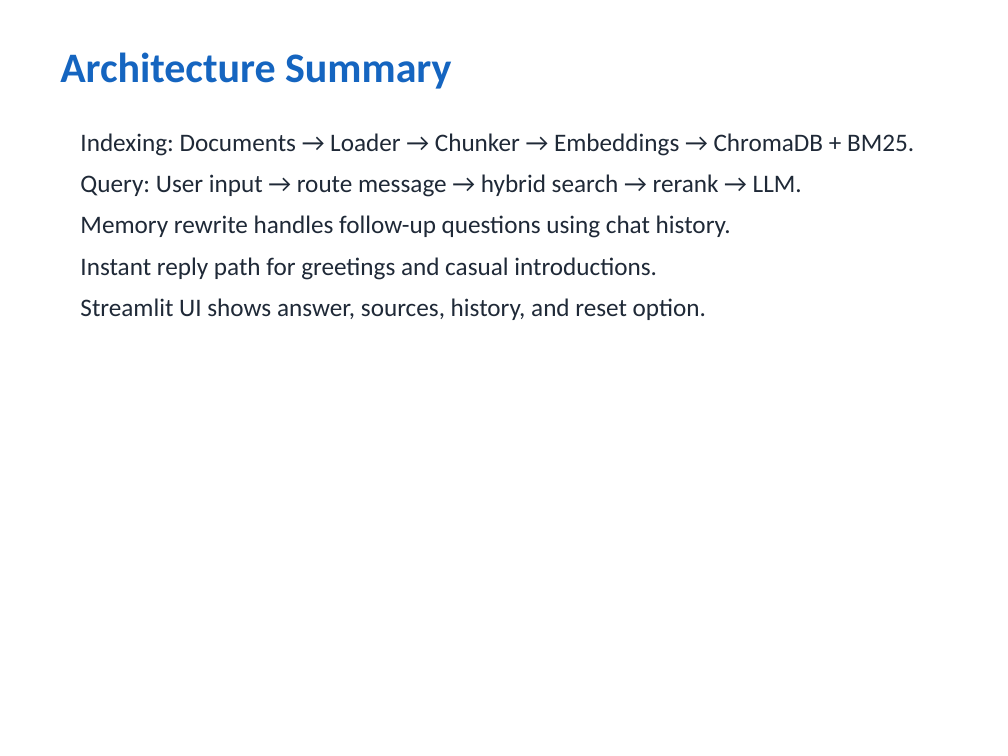
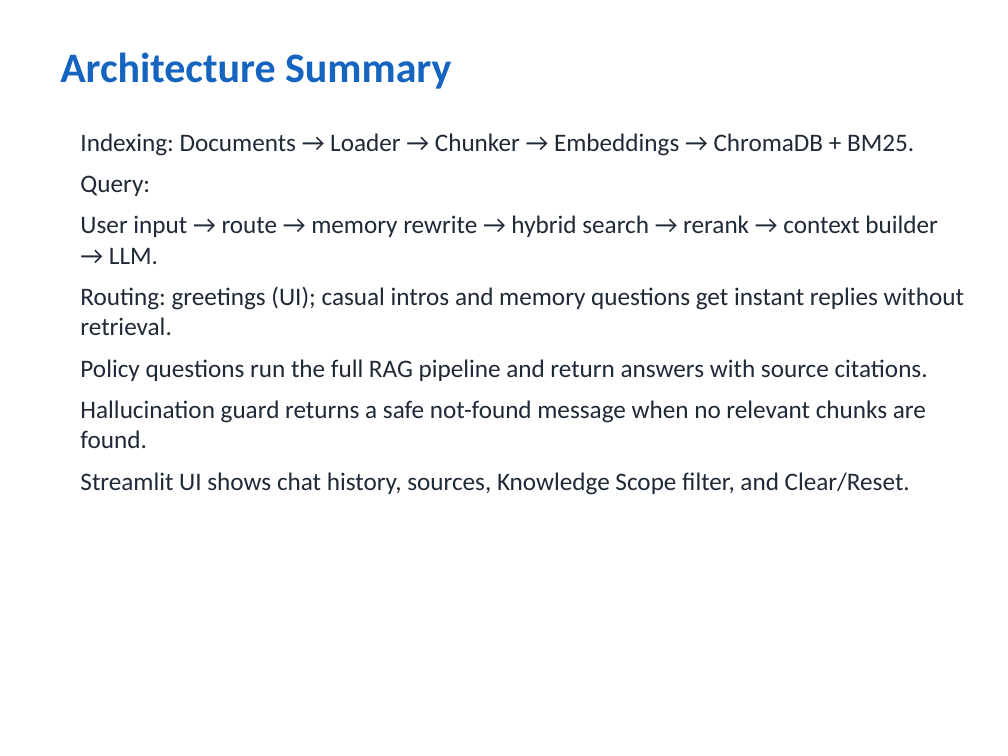
Before and after one commit to vivekkumar-io/iit-patna, a slide deck: slide 6 of SubmissionDocument/Enterprise_Knowledge_Assistant_Vivek_kumar.pptx (slide 5 before the commit). Drawn at 1008x756 pixels with LibreOffice and Linux fonts; fonts in the diff are those of the drawing. Boxes give left, top, right and bottom in pixels: in the first picture for what was removed or moved away, otherwise in the second. Text is boxed around its words. In the diff, an @@ line names an element or a change of style, - is before the commit and + after.

```diff
--- a/SubmissionDocument/Enterprise_Knowledge_Assistant_Vivek_kumar.pptx
+++ b/SubmissionDocument/Enterprise_Knowledge_Assistant_Vivek_kumar.pptx
@@ text at (80, 175, 964, 495): text changed @@
-Query: User input → route message → hybrid search → rerank → LLM.
-Memory rewrite handles follow-up questions using chat history.
-Instant reply path for greetings and casual introductions.
-Streamlit UI shows answer, sources, history, and reset option.
+Query:
+User input → route → memory rewrite → hybrid search → rerank → context builder → LLM.
+Routing: greetings (UI); casual intros and memory questions get instant replies without retrieval.
+Policy questions run the full RAG pipeline and return answers with source citations.
+Hallucination guard returns a safe not-found message when no relevant chunks are found.
+Streamlit UI shows chat history, sources, Knowledge Scope filter, and Clear/Reset.
```
Also in this commit, not shown: 4 other slides changed, 7 slides added, 1 other file.
